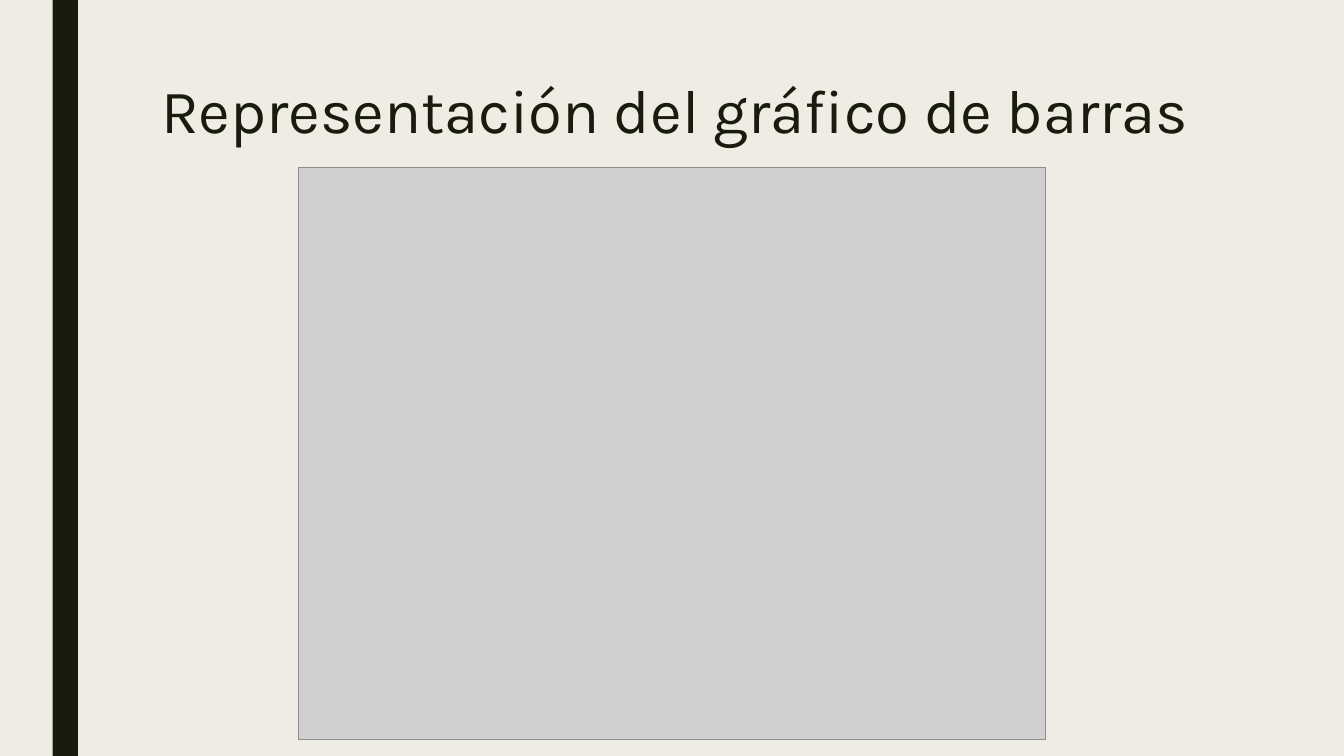
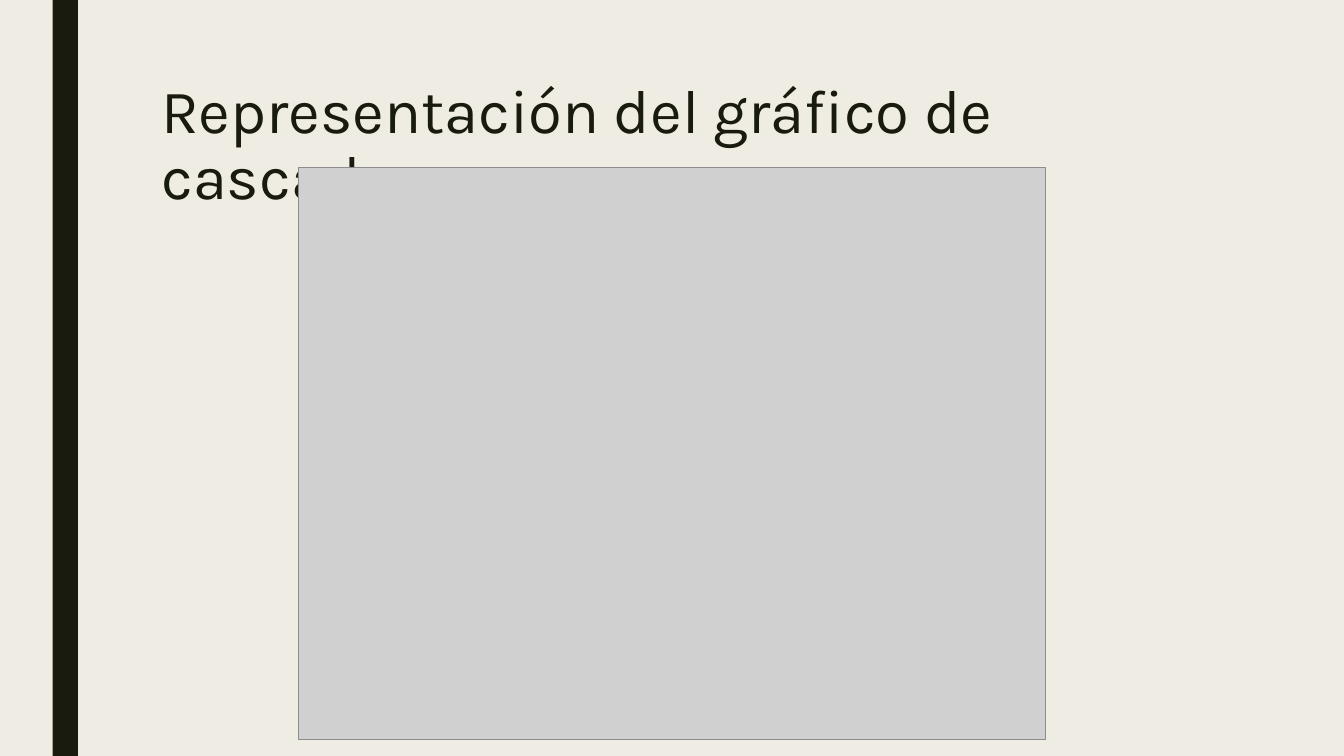
Before and after one commit to mariousm/Data-Science-Master, a slide deck: slide 9 of 2021-22/PrimerSemestre/Visualizacion/PEC2/TecnicasDeVisualizacion.pptx. Drawn at 1344x756 pixels with LibreOffice and Linux fonts; fonts in the diff are those of the drawing; grey boxes stand for pictures. Boxes give left, top, right and bottom in pixels: in the first picture for what was removed or moved away, otherwise in the second. Text is boxed around its words. In the diff, an @@ line names an element or a change of style, - is before the commit and + after.

```diff
--- a/2021-22/PrimerSemestre/Visualizacion/PEC2/TecnicasDeVisualizacion.pptx
+++ b/2021-22/PrimerSemestre/Visualizacion/PEC2/TecnicasDeVisualizacion.pptx
@@ title at [161, 86, 992, 214]: text changed @@
-Representación del gráfico de barras
+Representación del gráfico de cascada
```
Also in this commit, not shown: 1 other slide changed.
